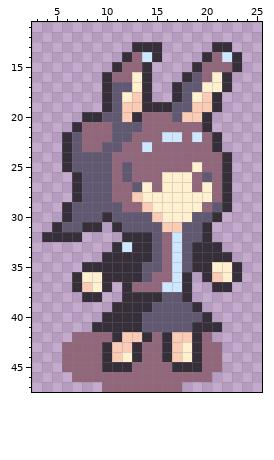
Two states of a pixel-art file, Assets/Sprite/Ase/Player.ase. Above: the version before the commit.
32x48 pixels, 1 frame. Shown: x 3..25, y 11..47.
Once edited:
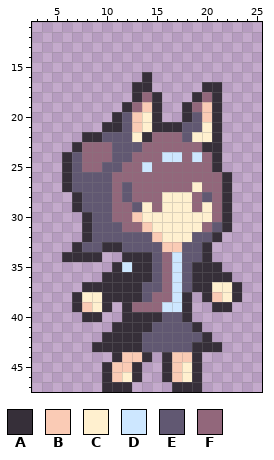
Palette (. is transparent): A #362f39  B #facbb5  C #fff0cf  D #cde7ff  E #615872  F #92677b
The edit:
--- layers "Layer", "Layer 1"
@@ x 3..25 @@
 12 .......................
-13 ..........AAA.....AA...
-14 .........AFDA....AFDA..
-15 ........AFFA....AFFFA..
-16 .......AFFCA...AEFCA...
-17 .......AEECA..AEECCA...
-18 .......AECBA..AECBA....
-19 .......AEBBAAAEEBBA....
-20 .....AAEEBAFFFEBBA.....
-21 ....AFFFEEEFFFFFFA.....
-22 ...AEFFFEEFFFDDFDFA....
-23 ...AEFFEEFFDFFFFFFA....
-24 ...AEEEEFFFFFFFFFFFA...
-25 ...AEEEEFEFFFFFFCFFA...
-26 ....AEEEFEFFFCCCFEFA...
-27 ....AEEEFFECFCCCFCFA...
-28 ....AEEEFFBCCCCCCCFA...
-29 ...AEEEEEFFBCCCCCFEA...
-30 ...AEEEAEEEEBCCCEEA....
-31 ..AEEAA.AEEEEBBEEA.....
-32 .AAAA....AAAEFDEEA.....
-33 ........ADAAEFDEAAA....
-34 .......AAAAAEFDEAAAA...
-35 .....AAAAAAEEFDEAACCA..
-36 ....ACCAAAAEFFDA.ABCA..
-37 ....ABCA.AFFFDDA..AA...
-38 .....AA..AAAAEEA.......
-39 ........AAAAEEEEA......
-40 .......AAAAEEEEEEA.....
-41 ......AAAAAEEEEEAAA....
-42 ....FFFFABBAFABBAF.....
-43 ...FFFFABBAFFABCAFF....
-44 ...FFFFABCAFFABCAFF....
-45 ...FFFFAAAFFFFAAAFF....
-46 ....FFFFFFFFFFFFFF.....
-47 .......FFFFFFFF........
+13 .......................
+14 .......................
+15 .......................
+16 ...........A...........
+17 ..........AA.....AA....
+18 ..........AFA...AFA....
+19 .........AFBA..AFBA....
+20 ........AEBCA..AEBA....
+21 .......AAEBCAAAEECA....
+22 .....AAEEECAFFFECCA....
+23 ....AFFFEEEFFFFFFAA....
+24 ...AEFFFEEFFFDDFDFA....
+25 ...AEFFEEFFDFFFFFFA....
+26 ...AEEEEFFFFFFFFFFFA...
+27 ...AEEEEFEFFFFFFCFFA...
+28 ....AEEEFEFFFCCCFEFA...
+29 ....AEEEFFECFCCCFCFA...
+30 .....AEEFFBCCCCCCCFA...
+31 .....AEEEFFBCCCCCFEA...
+32 .....AEEEEEEBCCCEEA....
+33 ....AEEAAEEEEBBEEA.....
+34 ...AAAA..AAAEFDEEA.....
+35 ........ADAAEFDEAAA....
+36 .......AAAAAEFDEAAAA...
+37 .....AAAAAAEEFDEAACCA..
+38 ....ACCAAAAEFFDA.ABCA..
+39 ....ABCA.AFFFDDA..AA...
+40 .....AA..AAAAEEA.......
+41 ........AAAAEEEEA......
+42 .......AAAAEEEEEEA.....
+43 ......AAAAAEEEEEAAA....
+44 ........ABBA.ABBA......
+45 .......ABBA..ABCA......
+46 .......ABCA..ABCA......
+47 .......AAA....AAA......
